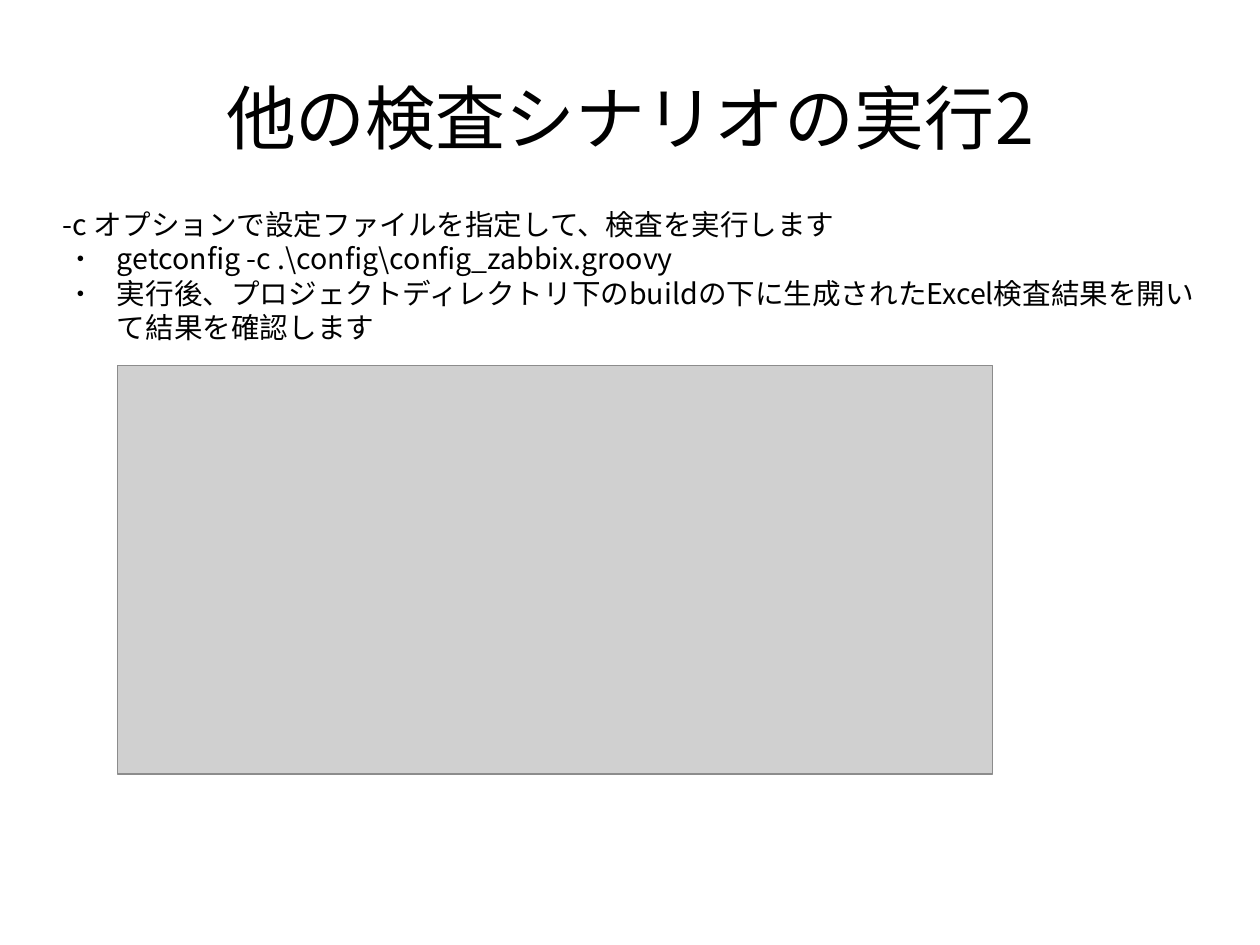
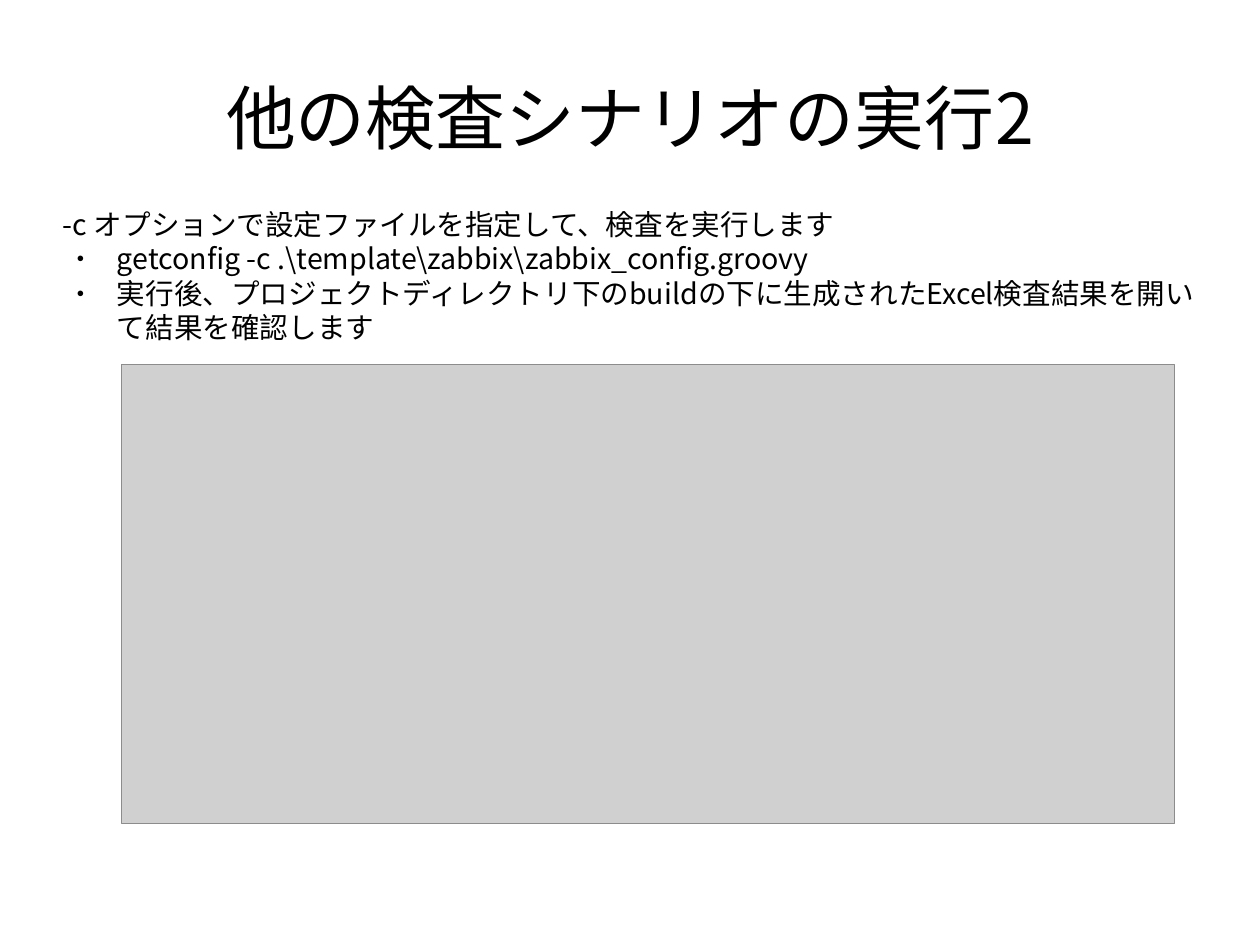
Before and after one commit to frsw3nr/gradle-server-acceptance, a slide deck: slide 46 of docs/jp/tutorial_test_pc.pptx. Drawn at 1260x945 pixels with LibreOffice and Linux fonts; fonts in the diff are those of the drawing; grey boxes stand for pictures. Boxes give left, top, right and bottom in pixels: in the first picture for what was removed or moved away, otherwise in the second. Text is boxed around its words. In the diff, an @@ line names an element or a change of style, - is before the commit and + after.

```diff
--- a/docs/jp/tutorial_test_pc.pptx
+++ b/docs/jp/tutorial_test_pc.pptx
@@ text at <box>117,246,809,276</box>: text changed @@
-● getconfig -c .\config\config_zabbix.groovy
+● getconfig -c .\template\zabbix\zabbix_config.groovy
@@ picture: place and size @@
-picture at <box>118,365,994,774</box>
+picture at <box>122,365,1175,824</box>
```
Also in this commit, not shown: 19 other slides changed, 4 slides added, 5 slides removed, 17 other files.
